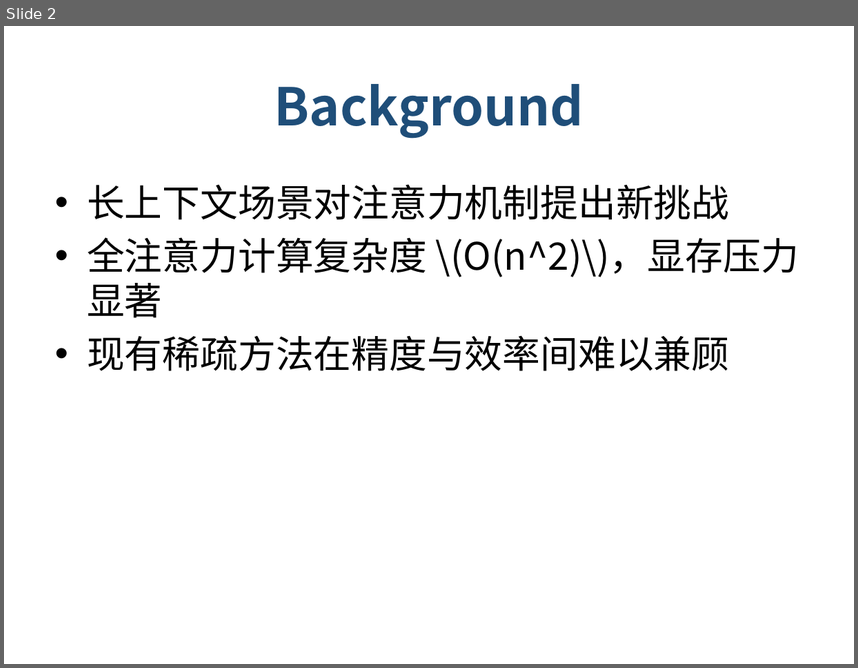
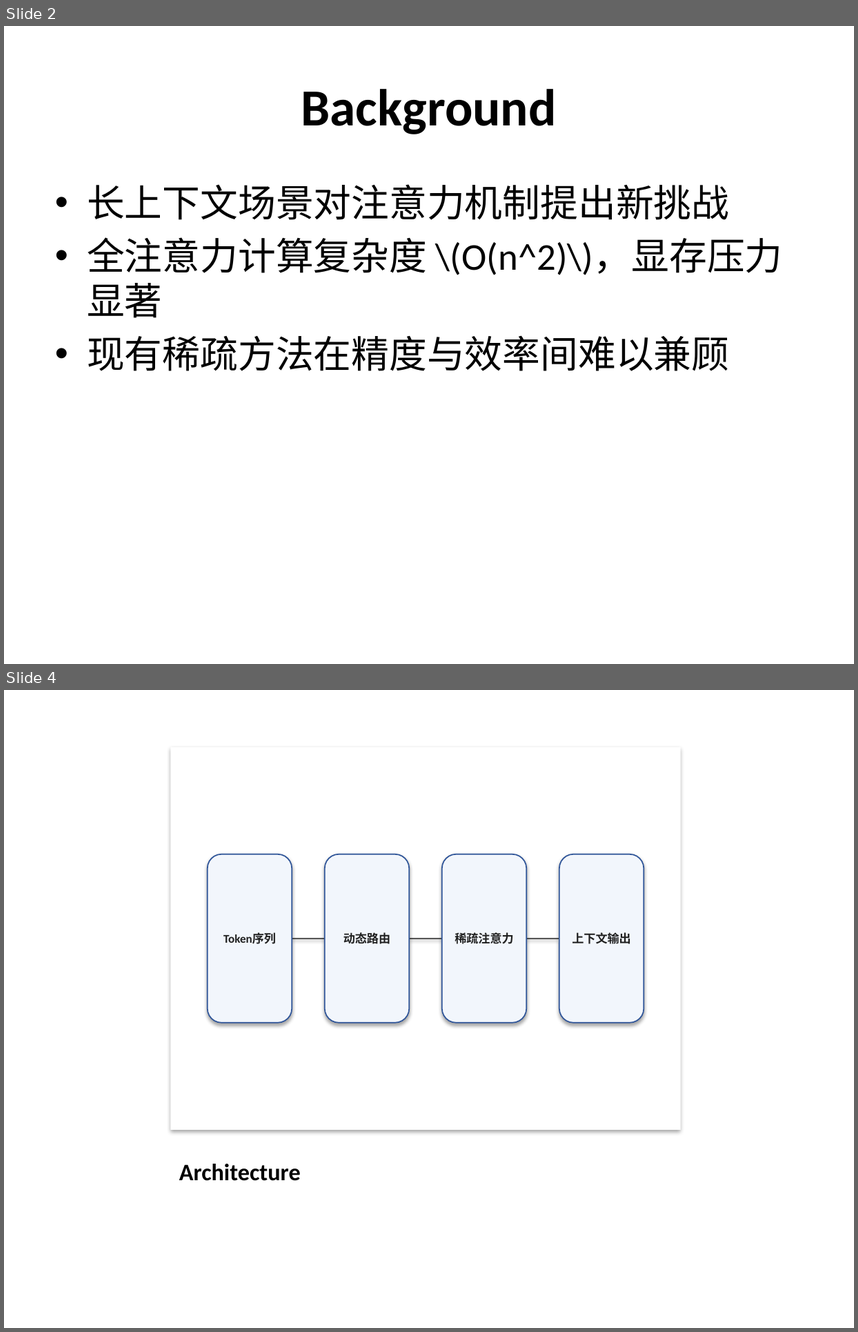
Before and after one commit to 18682922316/SlideForge, a slide deck: output/weekly-report.pptx. Shown one above the other, each under a label of ours: slide 2 before the commit, slides 2 and 4 after it; the slides between them are not shown. The pictures are 858x668 and 858x1332 pixels, drawn with LibreOffice and Linux fonts; fonts in the diff are those of the drawing. Boxes give left, top, right and bottom in pixels: in the first picture for what was removed or moved away, otherwise in the second. Text is boxed around its words. In the diff, an @@ line names an element or a change of style, - is before the commit and + after.

```diff
--- a/output/weekly-report.pptx
+++ b/output/weekly-report.pptx
@@ slide 4 added at box(4, 690, 854, 1328), background #FFFFFF @@
@@ rectangle added at box(170, 747, 681, 1130), fill #FFFFFF @@
@@ rounded rectangle added at box(207, 854, 291, 1023), fill #F2F6FC, outline #2F5599 1 pt, 10 pt, text #202020, bold @@
+Token序列
@@ rounded rectangle added at box(324, 854, 408, 1023), fill #F2F6FC, outline #2F5599 1 pt, 10 pt, text #202020, bold @@
+动态路由
@@ rounded rectangle added at box(441, 854, 526, 1023), fill #F2F6FC, outline #2F5599 1 pt, 10 pt, text #202020, bold @@
+稀疏注意力
@@ rounded rectangle added at box(559, 854, 643, 1023), fill #F2F6FC, outline #2F5599 1 pt, 10 pt, text #202020, bold @@
+上下文输出
@@ line added from (292, 938) to (324, 938), #555555 1 pt @@
@@ line added from (410, 938) to (441, 938), #555555 1 pt @@
@@ line added from (527, 938) to (559, 938), #555555 1 pt @@
@@ title added at box(179, 1163, 301, 1181), 20 pt, text #000000, bold @@
+Architecture
@@ slide 2 changed as well @@
@@ title "Background" at box(301, 89, 557, 134): font Noto Sans CJK SC to Calibri, text colour #1F4E79 to #000000 @@
@@ text "长上下文场景对注意力机制提出新挑战" at box(87, 184, 783, 371): font Noto Sans CJK SC to Calibri @@
```
Also in this commit, not shown: 5 other slides changed, 1 slide removed, 3 other files.
